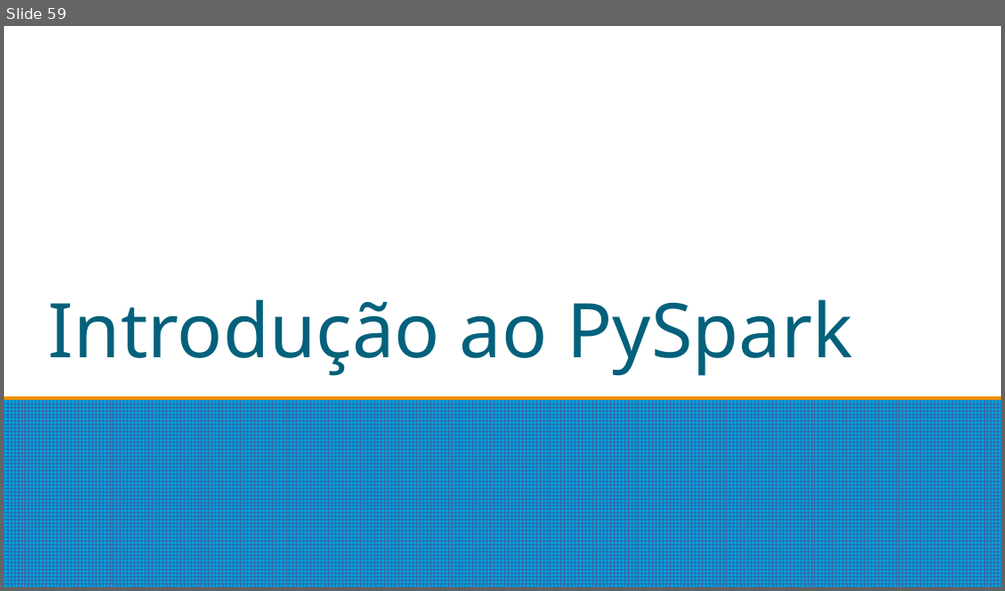
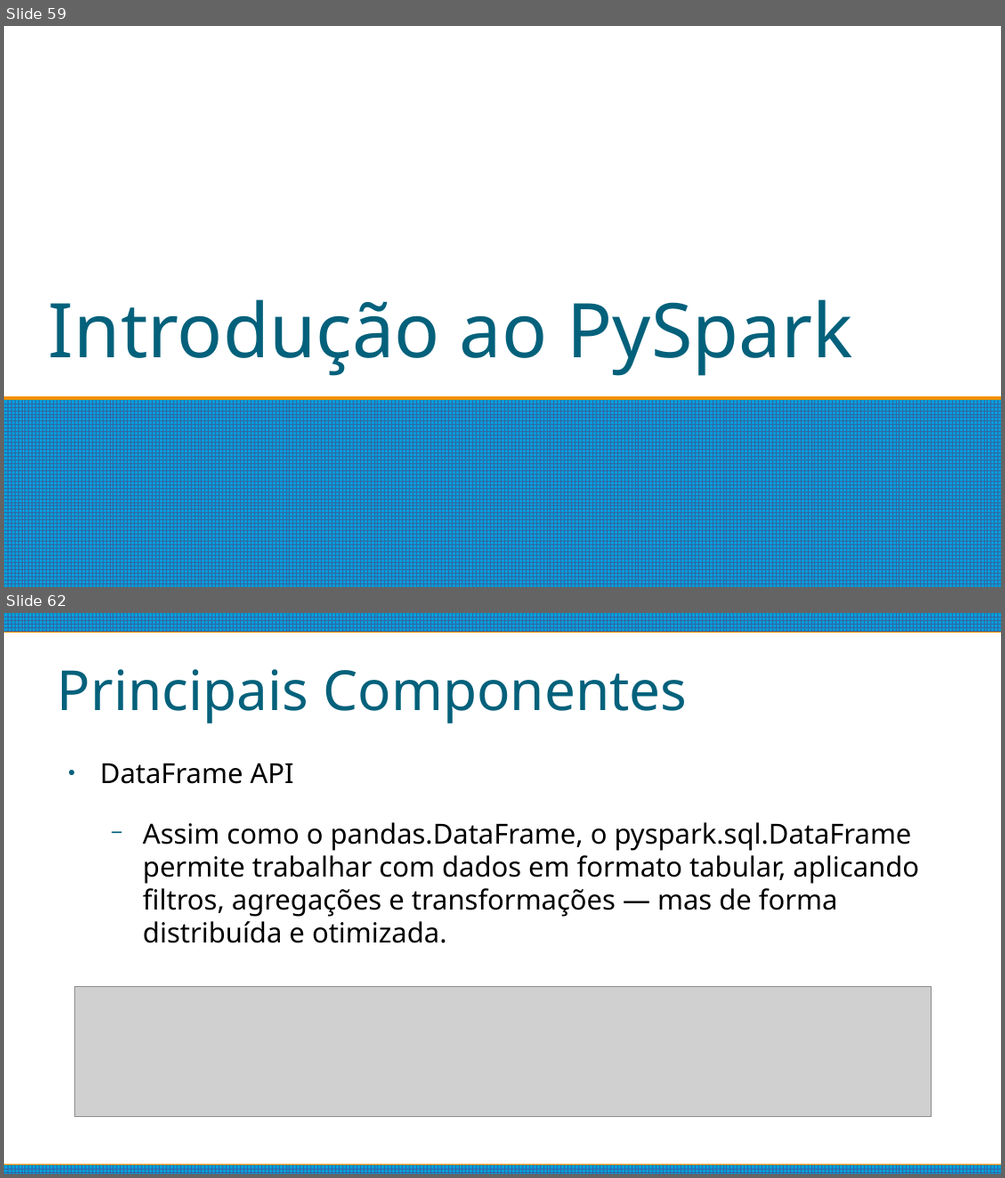
Before and after one commit to matheushpalves/estacioBigData, a slide deck: Introdução.odp. Shown one above the other, each under a label of ours: slide 59 before the commit, slides 59 and 62 after it; the slides between them are not shown. The pictures are 1005x591 and 1005x1178 pixels, drawn with LibreOffice and Linux fonts; fonts in the diff are those of the drawing; grey boxes stand for pictures. Boxes give left, top, right and bottom in pixels: in the first picture for what was removed or moved away, otherwise in the second. Text is boxed around its words. In the diff, an @@ line names an element or a change of style, - is before the commit and + after.

```diff
--- a/Introdução.odp
+++ b/Introdução.odp
@@ slide 62 added at (4,613,1001,1174), background #FFFFFF @@
@@ rectangle added at (4,613,1001,631), fill pattern #3465A4 on #009EDA @@
@@ title added at (57,669,687,723), 44 pt, text #04617B @@
+Principais Componentes
@@ text added at (100,763,919,943), 22 pt, text #000000 @@
+● DataFrame API
+  − Assim como o pandas.DataFrame, o pyspark.sql.DataFrame permite trabalhar com dados em formato tabular, aplicando filtros, agregações e transformações — mas de forma distribuída e otimizada.
@@ picture added at (75,987,931,1117) @@
@@ rectangle added at (4,1165,1001,1174), fill pattern #3465A4 on #009EDA @@
```
Also in this commit, not shown: 1 slide changed, 13 other slides added.
